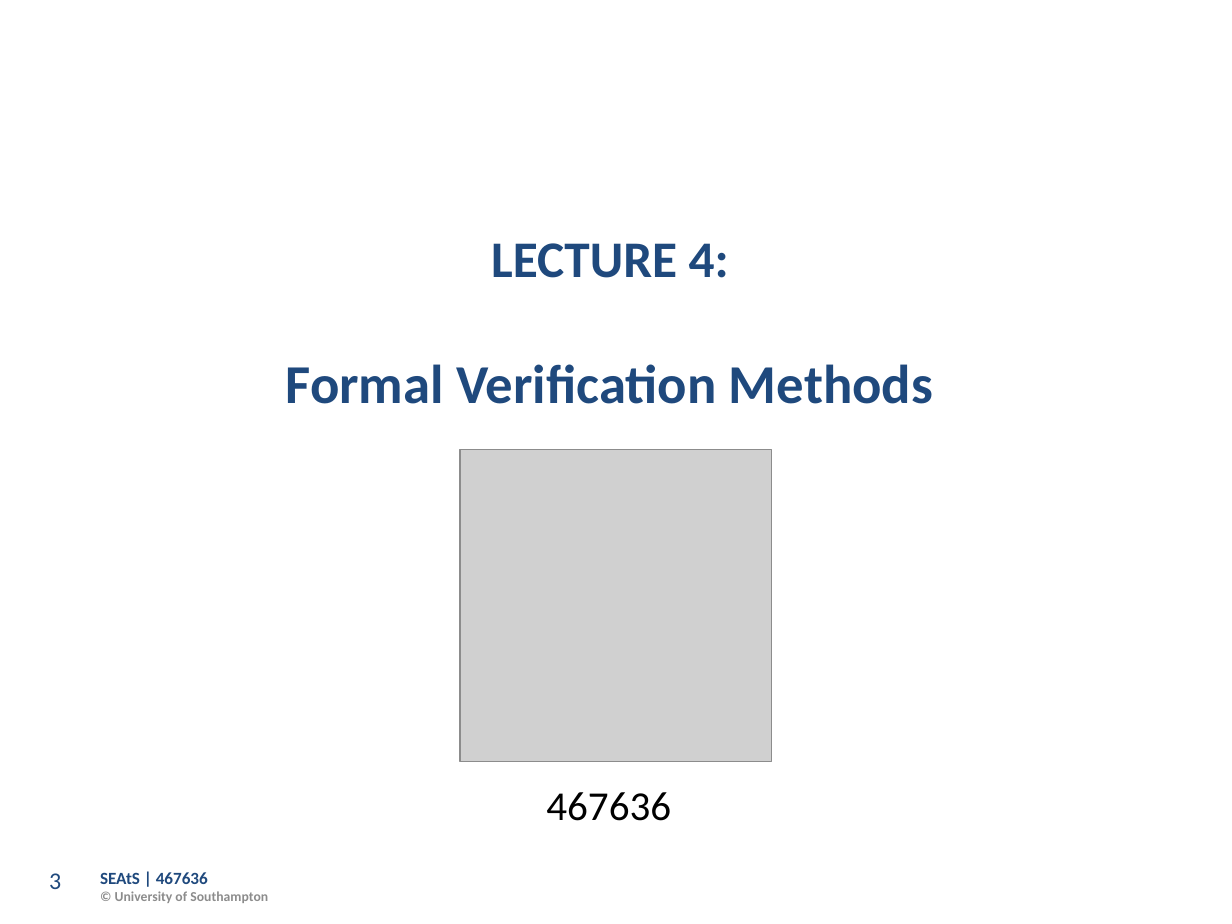
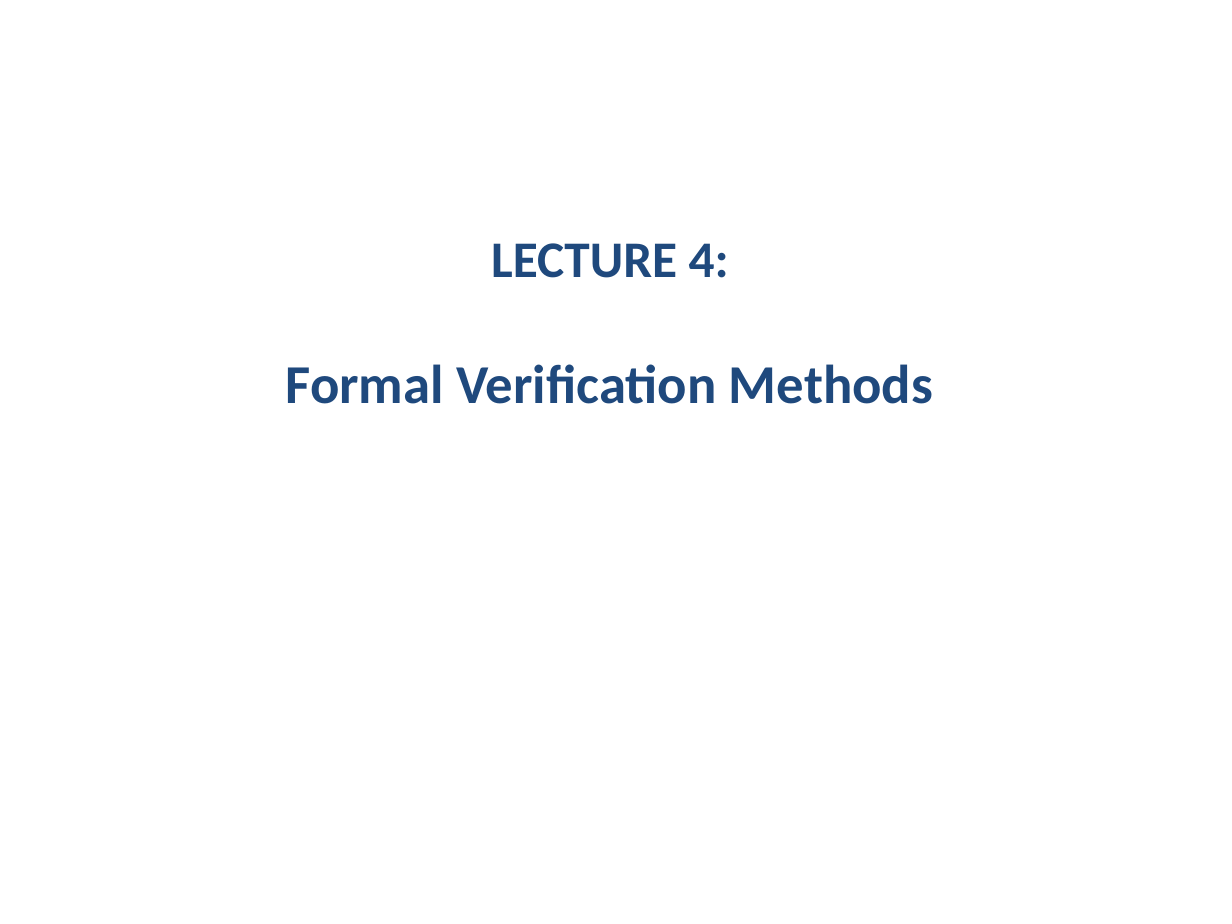
Before and after one commit to Dr-AlHashimy/Module_AICE2005_2627, a slide deck: slide 3 of html/COMP-_L5.1_PreLec.pptx. Drawn at 1232x924 pixels with LibreOffice and Linux fonts; fonts in the diff are those of the drawing; grey boxes stand for pictures; background and template pictures are left out. Boxes give left, top, right and bottom in pixels: in the first picture for what was removed or moved away, otherwise in the second. Text is boxed around its words. In the diff, an @@ line names an element or a change of style, - is before the commit and + after.

```diff
--- a/html/COMP-_L5.1_PreLec.pptx
+++ b/html/COMP-_L5.1_PreLec.pptx
@@ picture removed at box(460, 450, 771, 761) @@
@@ text removed at box(546, 792, 671, 821) @@
-467636
@@ page number removed at box(49, 873, 61, 889) @@
-3
@@ text removed at box(100, 872, 268, 903) @@
-SEAtS | 467636
-© University of Southampton
```
Also in this commit, not shown: 15 other slides changed, 4 other files.
